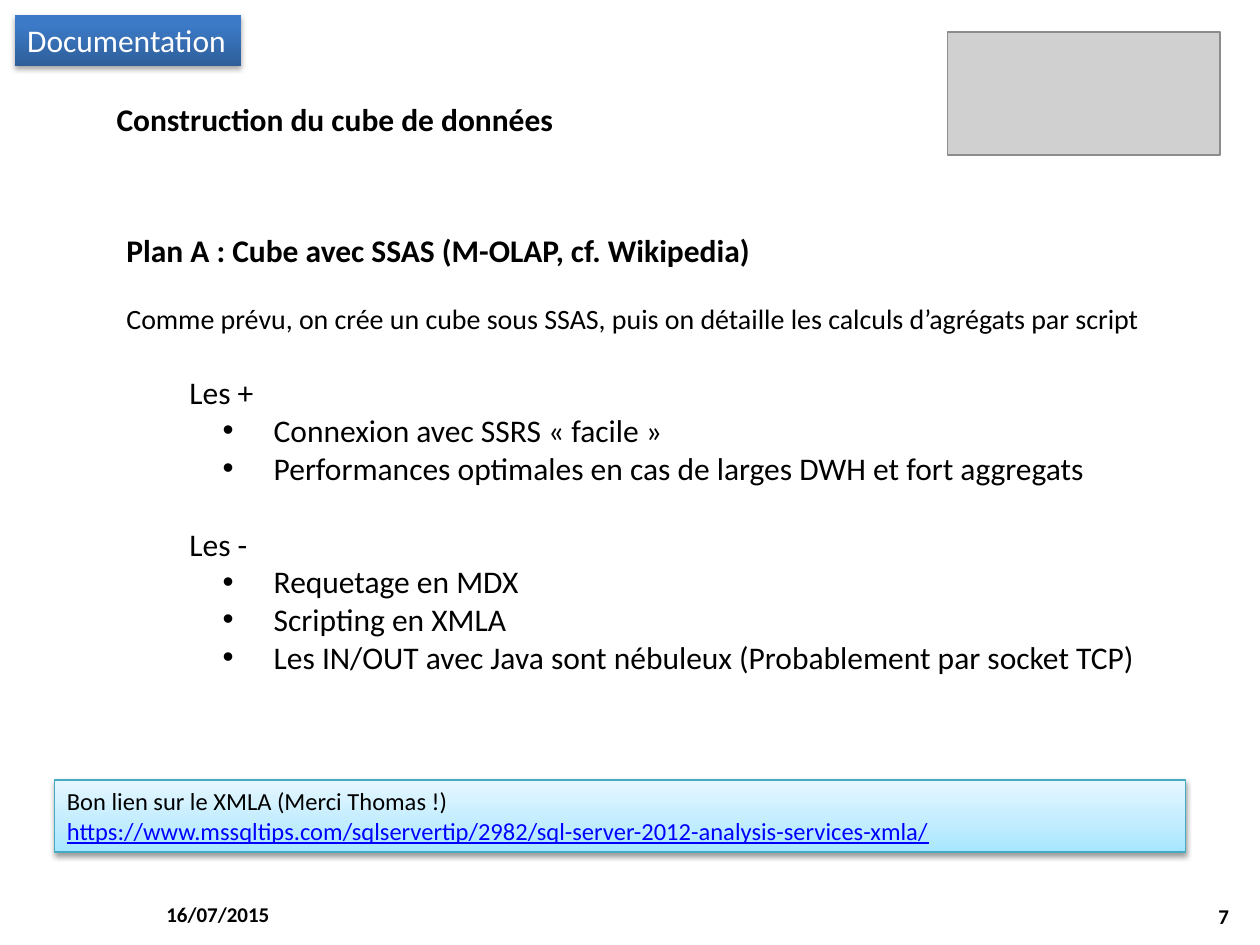
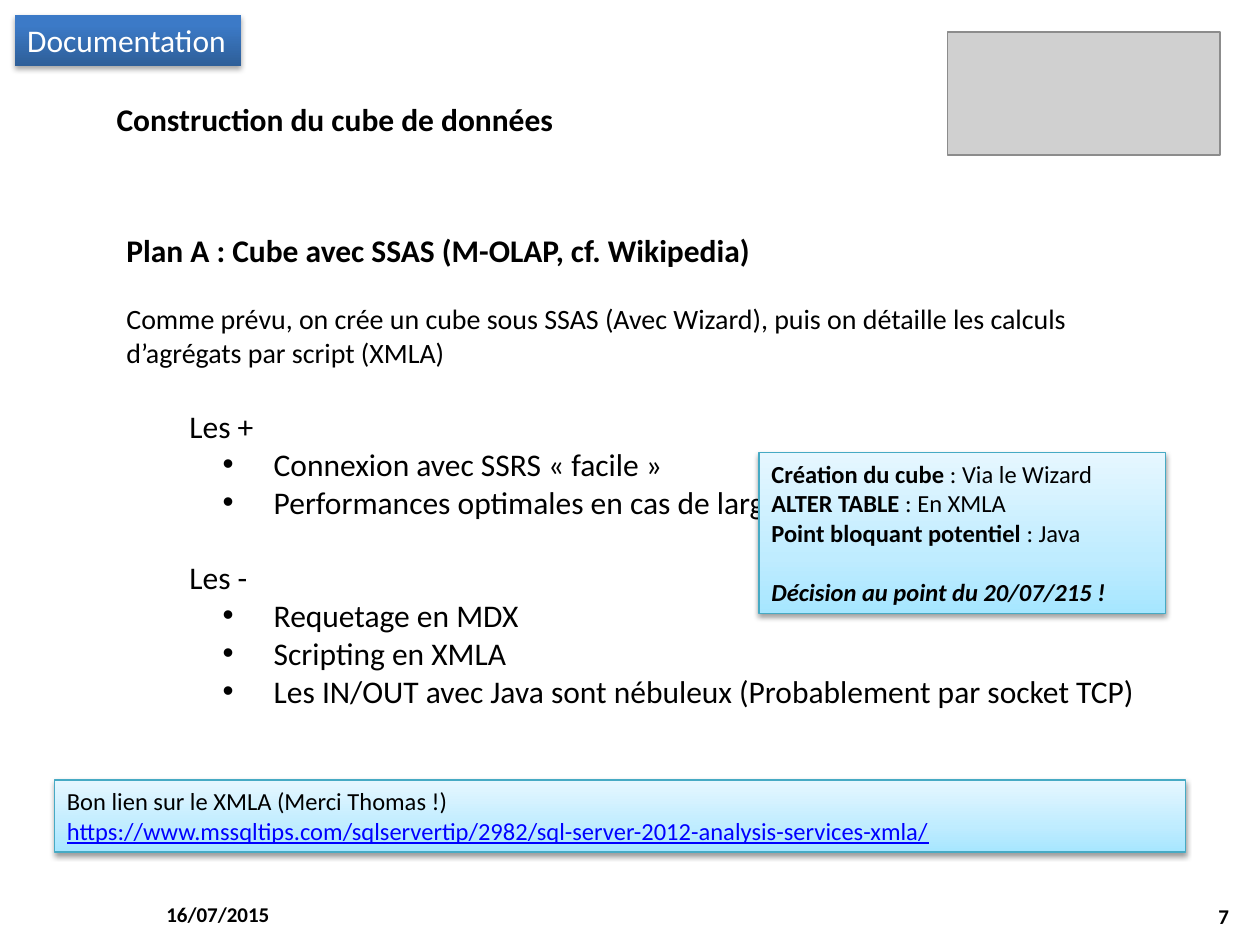
Before and after one commit to M2SIID-ODE/Projet_ODE, a slide deck: slide 7 of Documentation/4 - Suivi projet/Point_Equipe_2015-07-16.pptx. Drawn at 1260x945 pixels with LibreOffice and Linux fonts; fonts in the diff are those of the drawing; grey boxes stand for pictures; background and template pictures are left out. Boxes give left, top, right and bottom in pixels: in the first picture for what was removed or moved away, otherwise in the second. Text is boxed around its words. In the diff, an @@ line names an element or a change of style, - is before the commit and + after.

Commit message:
Documentation
Point d'équipe du 16/07/2015 (Après point)

```diff
--- a/Documentation/4 - Suivi projet/Point_Equipe_2015-07-16.pptx
+++ b/Documentation/4 - Suivi projet/Point_Equipe_2015-07-16.pptx
@@ text at (126,308,1066,368): text changed @@
-Comme prévu, on crée un cube sous SSAS, puis on détaille les calculs d’agrégats par script
+Comme prévu, on crée un cube sous SSAS (Avec Wizard), puis on détaille les calculs d’agrégats par script (XMLA)
@@ rectangle added at (759,452,1166,614), fill gradient #A7E6FF to #C1EDFF to #E7F8FF, outline #46AAC5 0.75 pt, 14 pt, text #000000, bold @@
+Création du cube : Via le Wizard
+ALTER TABLE : En XMLA
+Point bloquant potentiel : Java
+Décision au point du 20/07/215 !
@@ text at (274,487,1068,521): text changed @@
-    • Performances optimales en cas de larges DWH et fort aggregats
+    • Performances optimales en cas de larges DWH et fort agrégats
```
Also in this commit, not shown: 3 other slides changed, 1 slide added.
